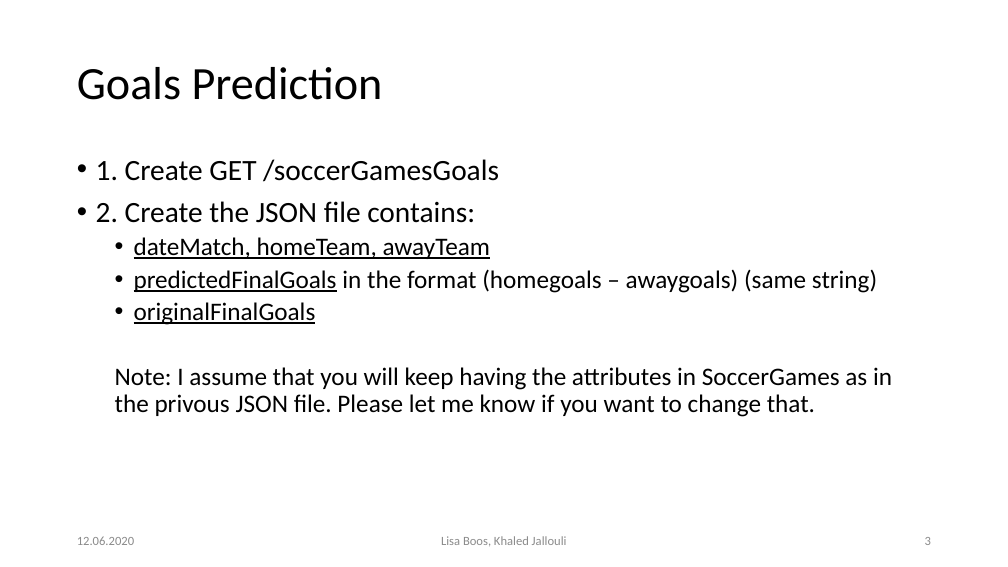
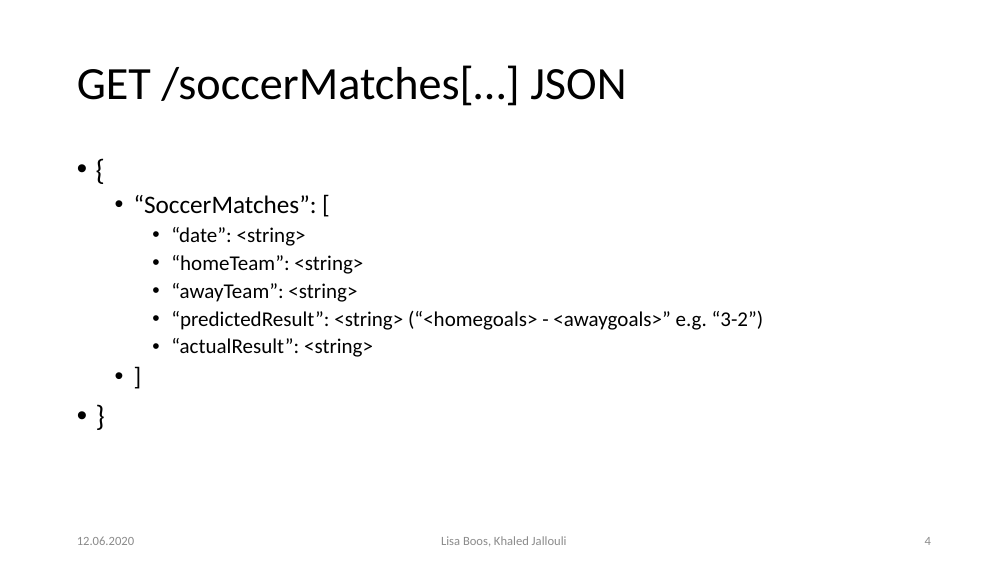
Before and after one commit to Khaledjallouli/project, a slide deck: slide 4 of Web/RESTful_API_Definition/API_LastSprint.pptx (slide 3 before the commit). Drawn at 1008x567 pixels with LibreOffice and Linux fonts; fonts in the diff are those of the drawing; background and template pictures are left out. Boxes give left, top, right and bottom in pixels: in the first picture for what was removed or moved away, otherwise in the second. Text is boxed around its words. In the diff, an @@ line names an element or a change of style, - is before the commit and + after.

```diff
--- a/Web/RESTful_API_Definition/API_LastSprint.pptx
+++ b/Web/RESTful_API_Definition/API_LastSprint.pptx
@@ title at [77,65,626,106]: text changed @@
-Goals Prediction
+GET /soccerMatches[…] JSON
@@ text at [134,195,764,357]: text changed; size 24 to 20 pt @@
-• 1. Create GET /soccerGamesGoals
-• 2. Create the JSON file contains:
-  • dateMatch, homeTeam, awayTeam
-  • predictedFinalGoals in the format (homegoals – awaygoals) (same string)
-  • originalFinalGoals
-  Note: I assume that you will keep having the attributes in SoccerGames as in the privous JSON file. Please let me know if you want to change that.
+• {
+  • “SoccerMatches”: [
+    • “date”: <string>
+    • “homeTeam”: <string>
+    • “awayTeam”: <string>
+    • “predictedResult”: <string> (“<homegoals> - <awaygoals>” e.g. “3-2”)
+    • “actualResult”: <string>
+  • ]
+• }
@@ page number at [925,537,931,545]: text changed @@
-3
+4
```
Also in this commit, not shown: 2 other slides changed, 1 slide added.
